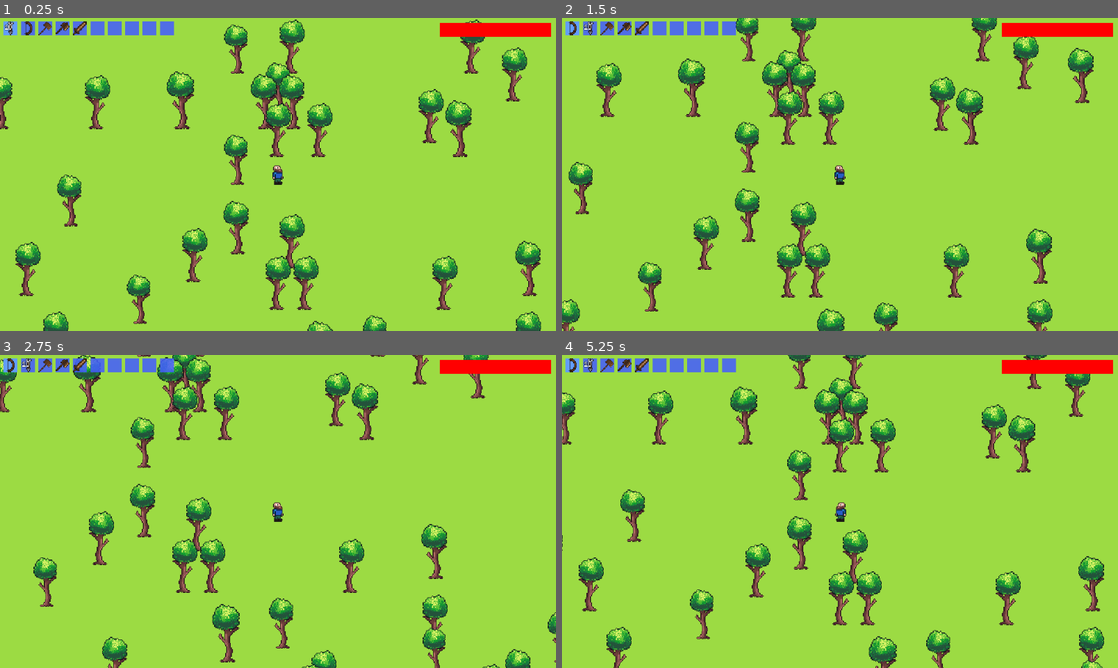
Above: before the commit, frames 1-4 (two rows, left to right).
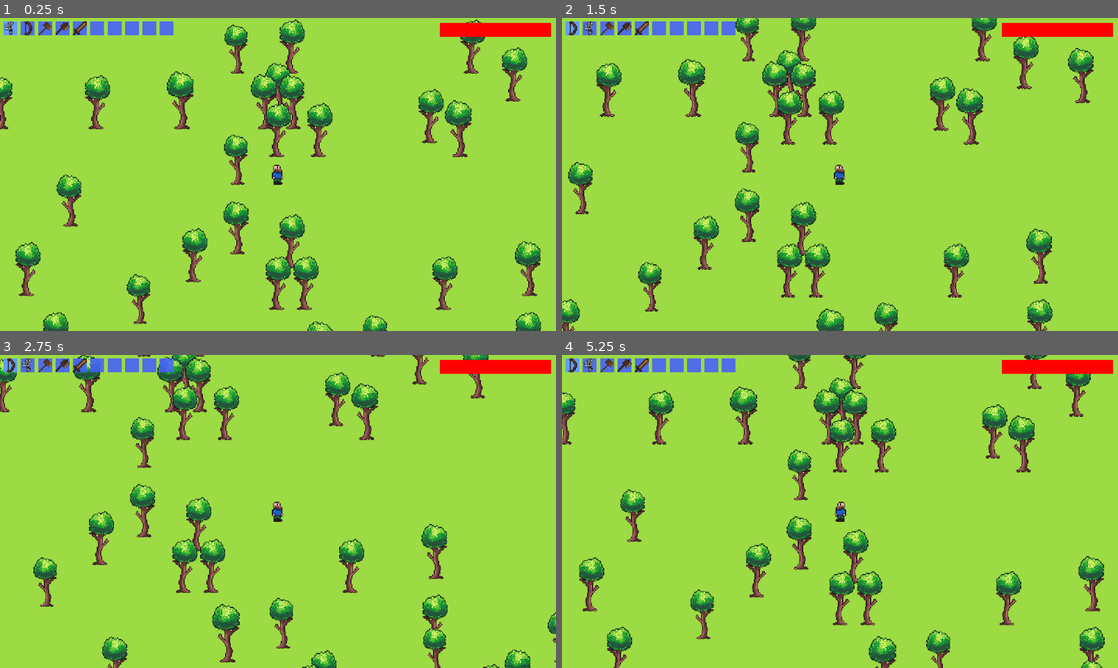
Above: after the commit, the same moments.

Repository: spsJakubSzydlowski/Evergrint
Game: Godot game, scene res://scenes/main.tscn
The game is run twice, just before and just after one commit, with the same random seed, the same clock (stepped at 60 frames per second) and the same inputs.
Inputs (mouse positions are in pixels of both pictures, inside the frame that each line leads up to):
- Up to frame 1 (0.25 s): no input
- Up to frame 2 (1.5 s): tap Enter at 0.5 s; move the mouse to (573, 27) at 0.52 s; hold Right 0.53-1.28 s; tap A (a) at 0.6 s; click (573, 27) at 0.67 s; tap D (d) at 0.8, 1.35 s; move the mouse to (589, 27) at 1.27 s; hold Down from 1.28 s (still down); click (589, 27) at 1.42 s
- Up to frame 3 (2.75 s): tap S (s) at 1.55, 2.1 s; move the mouse to (11, 364) at 2.02 s; release Down at 2.03 s; hold Right from 2.03 s (still down); click (11, 364) at 2.17 s; tap A (a) at 2.3 s
- Up to frame 4 (5.25 s): move the mouse to (589, 364) at 2.77 s; release Right at 2.78 s; hold Up 2.78-3.53 s; tap A (a) at 2.85, 4.55 s; click (589, 364) at 2.92 s; tap D (d) at 3.05, 4.35 s; move the mouse to (573, 364) at 3.52 s; press the mouse at (573, 364) at 3.53 s; hold Left 3.53-5.03 s; tap S (s) at 3.8, 5.1 s; move the mouse to (589, 364) at 4.27 s; release the mouse at (589, 364) at 4.28 s; click (589, 364) at 4.42 s; move the mouse to (573, 364) at 5.02 s; hold Down from 5.03 s (still down); click (573, 364) at 5.17 s

The runs differ from the first frame. In frame 1, 1.8% of the frame differs, in the area x 0-98%, y 1-100%; in frame 2, 2.3%; in frame 3, 1.3%; in frame 4, 2.6%, in the area x 0-98%, y 0-100%.

Commit message:
Update project.godot

Diff:
--- a/project.godot
+++ b/project.godot
@@ -86,4 +86,3 @@
 [rendering]
 
 textures/canvas_textures/default_texture_filter=0
-2d/snap/snap_2d_vertices_to_pixel=true
